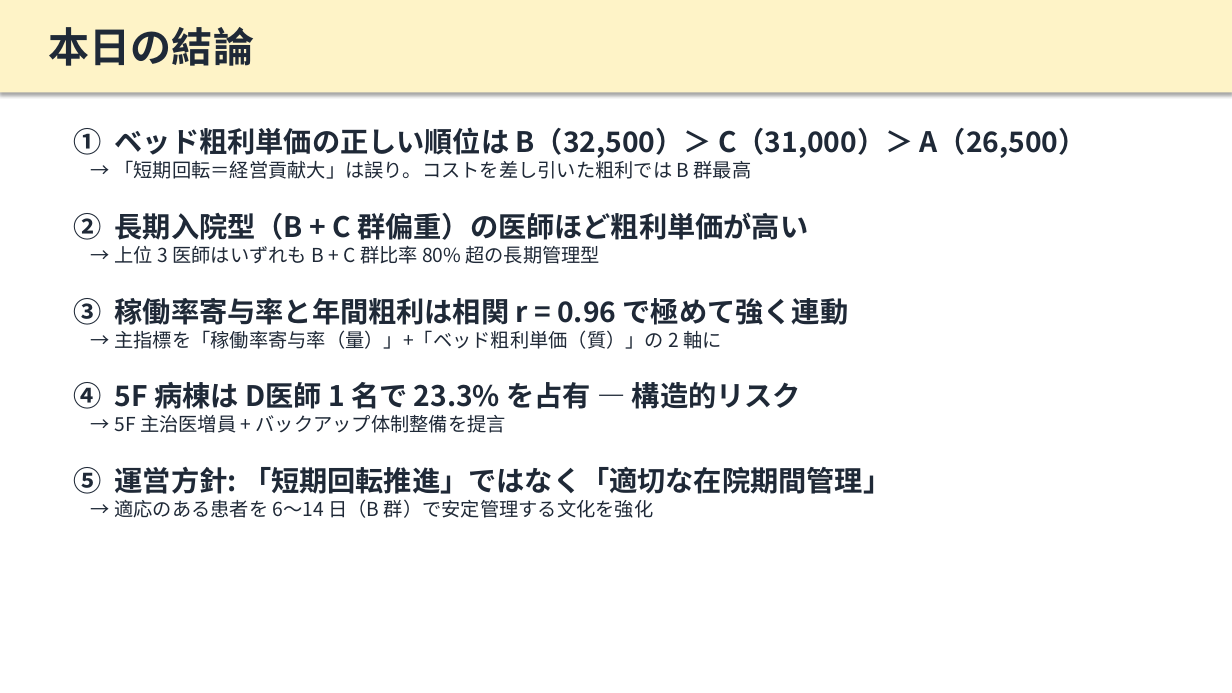
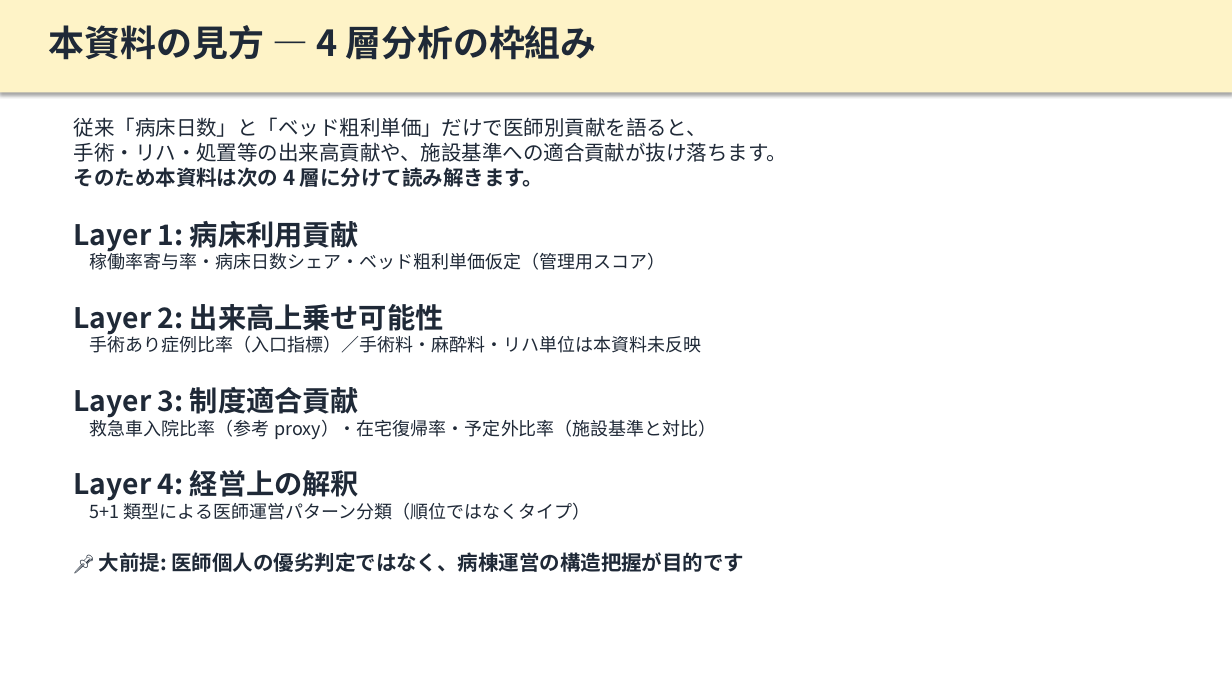
Before and after one commit to torukubota2023/bed-control-simulator, a slide deck: slide 2 of docs/admin/医師別KPI解析_運営会議プレゼン_2026-05-04.pptx. Drawn at 1232x693 pixels with LibreOffice and Linux fonts; fonts in the diff are those of the drawing. Boxes give left, top, right and bottom in pixels: in the first picture for what was removed or moved away, otherwise in the second. Text is boxed around its words. In the diff, an @@ line names an element or a change of style, - is before the commit and + after.

```diff
--- a/docs/admin/医師別KPI解析_運営会議プレゼン_2026-05-04.pptx
+++ b/docs/admin/医師別KPI解析_運営会議プレゼン_2026-05-04.pptx
@@ text at (49, 25, 597, 60): text changed; size 32 to 28 pt @@
-本日の結論
+本資料の見方 — 4 層分析の枠組み
@@ text at (74, 117, 787, 572): text changed; size 22 to 14 pt; bold off @@
-① ベッド粗利単価の正しい順位は B（32,500）＞ C（31,000）＞ A（26,500）
-→ 「短期回転＝経営貢献大」は誤り。コストを差し引いた粗利では B 群最高
-② 長期入院型（B + C 群偏重）の医師ほど粗利単価が高い
-→ 上位 3 医師はいずれも B + C 群比率 80% 超の長期管理型
-③ 稼働率寄与率と年間粗利は相関 r = 0.96 で極めて強く連動
-→ 主指標を「稼働率寄与率（量）」+「ベッド粗利単価（質）」の 2 軸に
-④ 5F 病棟は D医師 1 名で 23.3% を占有 — 構造的リスク
-→ 5F 主治医増員 + バックアップ体制整備を提言
-⑤ 運営方針: 「短期回転推進」ではなく「適切な在院期間管理」
-→ 適応のある患者を 6〜14 日（B 群）で安定管理する文化を強化
+従来「病床日数」と「ベッド粗利単価」だけで医師別貢献を語ると、
+手術・リハ・処置等の出来高貢献や、施設基準への適合貢献が抜け落ちます。
+そのため本資料は次の 4 層に分けて読み解きます。
+Layer 1: 病床利用貢献
+稼働率寄与率・病床日数シェア・ベッド粗利単価仮定（管理用スコア）
+Layer 2: 出来高上乗せ可能性
+手術あり症例比率（入口指標）／手術料・麻酔料・リハ単位は本資料未反映
+Layer 3: 制度適合貢献
+救急車入院比率（参考 proxy）・在宅復帰率・予定外比率（施設基準と対比）
+Layer 4: 経営上の解釈
+5+1 類型による医師運営パターン分類（順位ではなくタイプ）
+📌 大前提: 医師個人の優劣判定ではなく、病棟運営の構造把握が目的です
```
Also in this commit, not shown: 9 other slides changed, 11 slides added, 9 slides removed, 21 other files.
